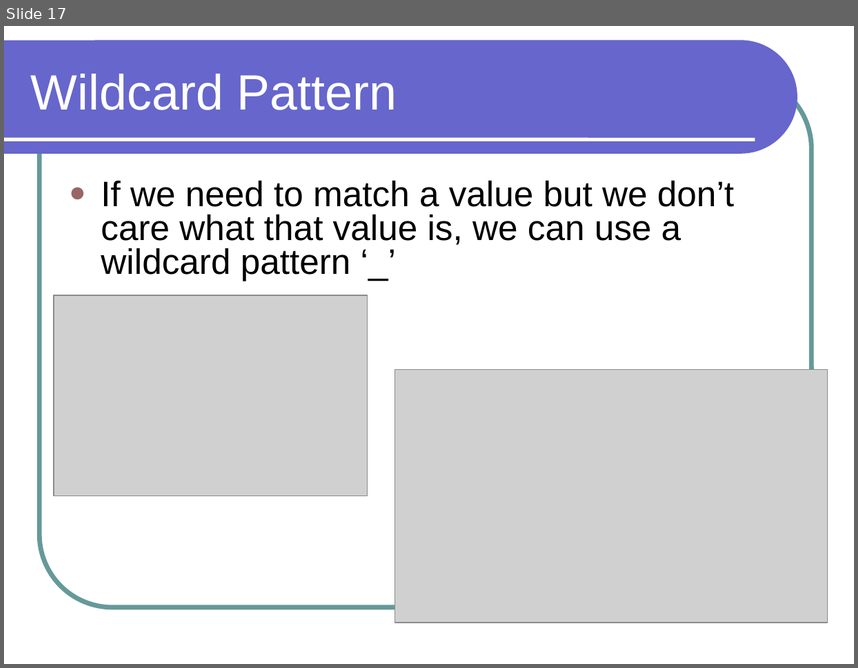
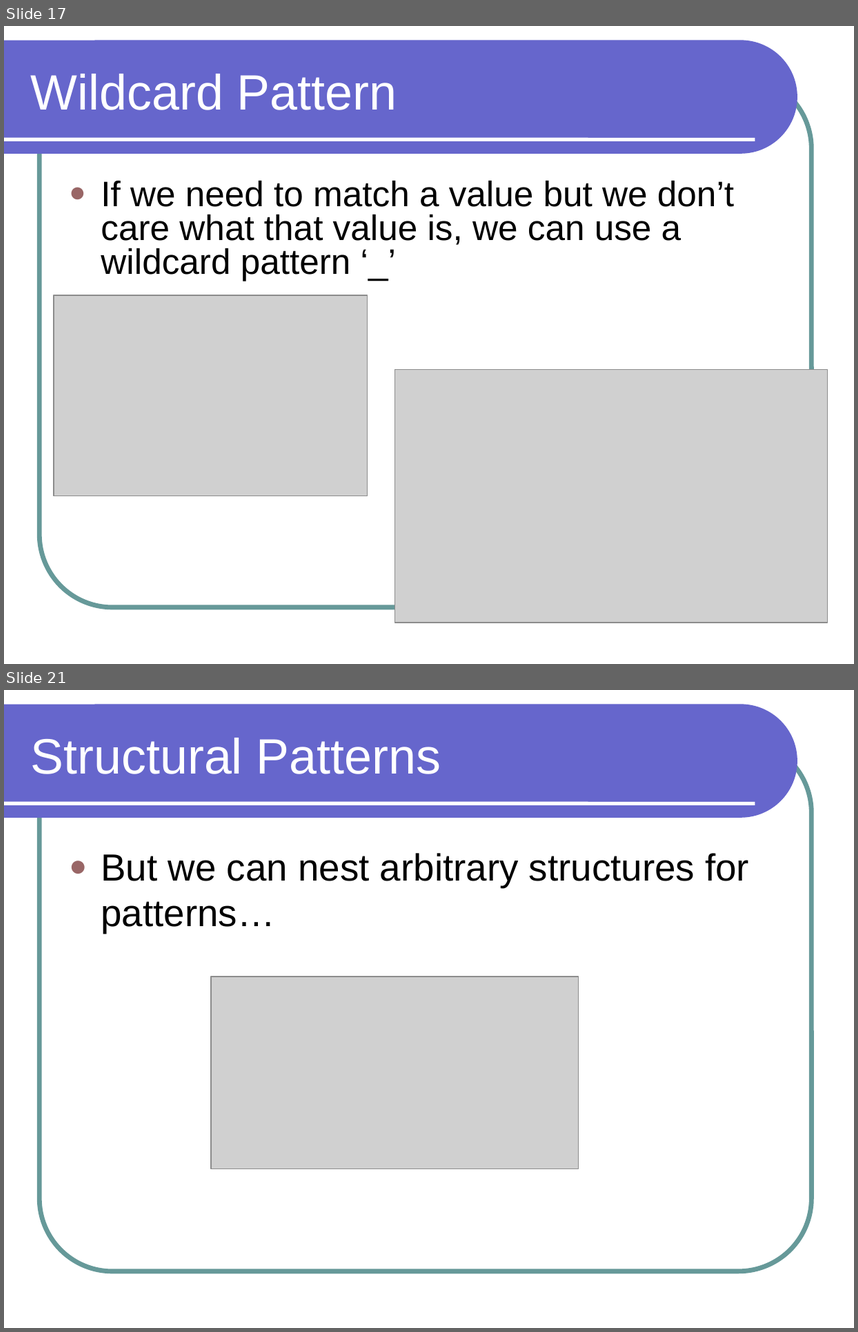
Before and after one commit to lutzhamel/CSC301, a slide deck: notes/csc301-ln013.ppt. Shown one above the other, each under a label of ours: slide 17 before the commit, slides 17 and 21 after it; the slides between them are not shown. The pictures are 858x668 and 858x1332 pixels, drawn with LibreOffice and Linux fonts; fonts in the diff are those of the drawing; grey boxes stand for pictures. Boxes give left, top, right and bottom in pixels: in the first picture for what was removed or moved away, otherwise in the second. Text is boxed around its words. In the diff, an @@ line names an element or a change of style, - is before the commit and + after.

```diff
--- a/notes/csc301-ln013.ppt
+++ b/notes/csc301-ln013.ppt
@@ slide 21 added at [4, 690, 854, 1328], background #FFFFFF; not listed: 3 template elements that a slide beside it also shows @@
@@ title added at [31, 738, 441, 774], 42 pt, text #FFFFFF @@
+Structural Patterns
@@ text added at [101, 853, 749, 933], 32 pt, text #000000 @@
+● But we can nest arbitrary structures for patterns…
@@ picture added at [212, 976, 579, 1169] @@
```
Also in this commit, not shown: 5 other slides added, 1 slide removed, 5 other files.
